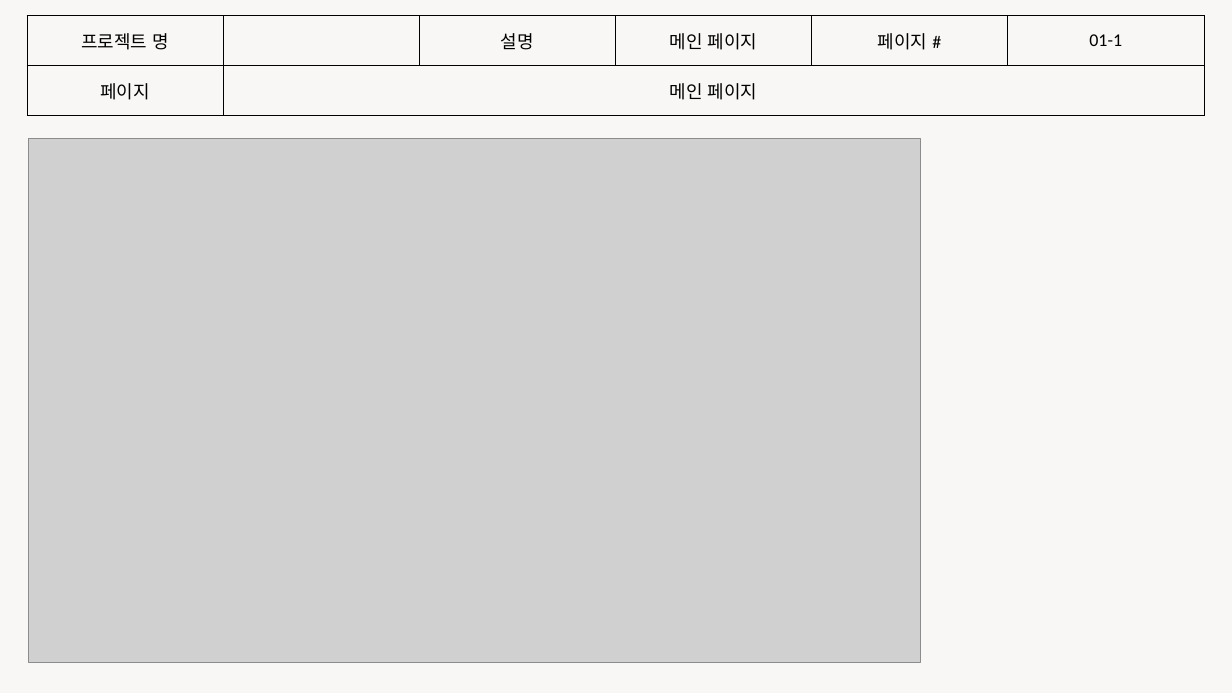
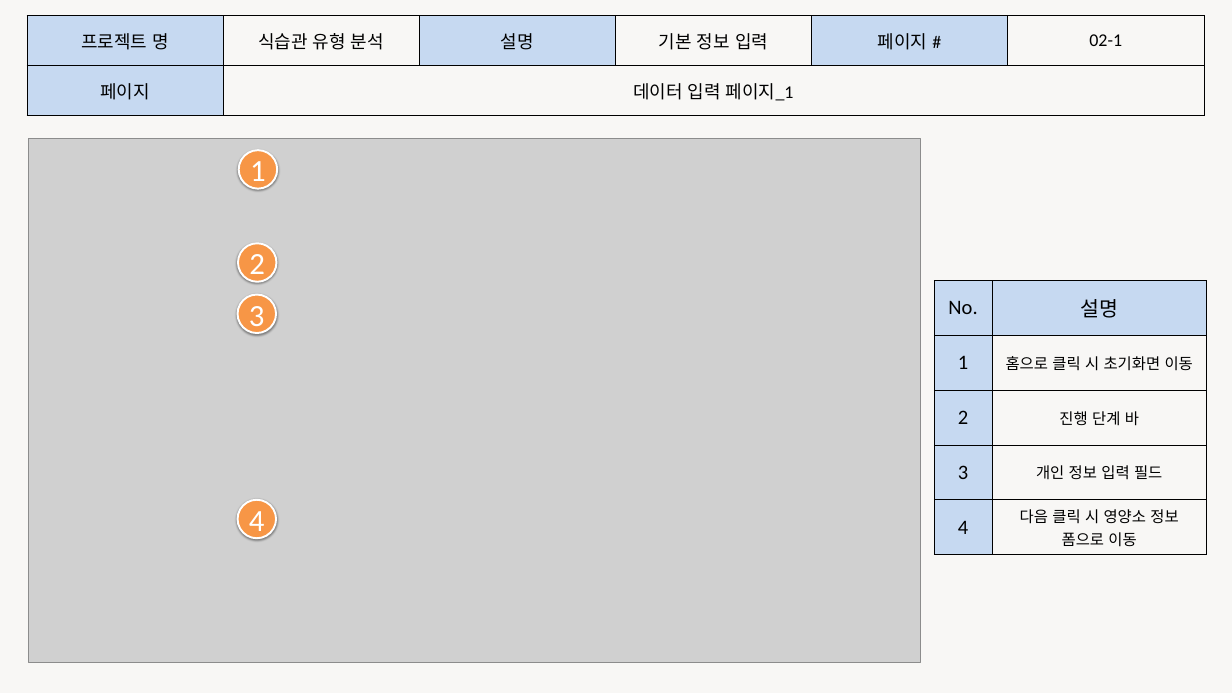
Before and after one commit to junsu8282/parkjunsu, a slide deck: slide 2 of 1차 프로젝트/3. 화면설계서_박준수.pptx. Drawn at 1232x693 pixels with LibreOffice and Linux fonts; fonts in the diff are those of the drawing; grey boxes stand for pictures. Boxes give left, top, right and bottom in pixels: in the first picture for what was removed or moved away, otherwise in the second. Text is boxed around its words. In the diff, an @@ line names an element or a change of style, - is before the commit and + after.

Commit message:
화면 설계서 완성

```diff
--- a/1차 프로젝트/3. 화면설계서_박준수.pptx
+++ b/1차 프로젝트/3. 화면설계서_박준수.pptx
@@ table at <box>27,15,1205,115</box> @@
-row 1: 프로젝트 명 |  | 설명 | 메인 페이지 | 페이지 # | 01-1
+row 1: 프로젝트 명 | 식습관 유형 분석 | 설명 | 기본 정보 입력 | 페이지 # | 02-1
-row 2, column 2: 메인 페이지
+row 2, column 2: 데이터 입력 페이지_1
@@ fill none to #C6D9F1 in 4 cells @@
@@ ellipse added at <box>239,150,277,188</box>, fill #F79646, outline #FFFFFF 3 pt, 48 pt, text #FFFFFF @@
+1
@@ ellipse added at <box>238,243,276,282</box>, fill #F79646, outline #FFFFFF 3 pt, 48 pt, text #FFFFFF @@
+2
@@ ellipse added at <box>237,295,276,333</box>, fill #F79646, outline #FFFFFF 3 pt, 48 pt, text #FFFFFF @@
+3
@@ table added at <box>934,280,1206,555</box>, 5 rows, 2 columns @@
+No. | 설명
+1 | 홈으로 클릭 시 초기화면 이동
+2 | 진행 단계 바
+3 | 개인 정보 입력 필드
+4 | 다음 클릭 시 영양소 정보 폼으로 이동
@@ ellipse added at <box>237,500,276,538</box>, fill #F79646, outline #FFFFFF 3 pt, 48 pt, text #FFFFFF @@
+4
```
Also in this commit, not shown: 4 other slides changed.
